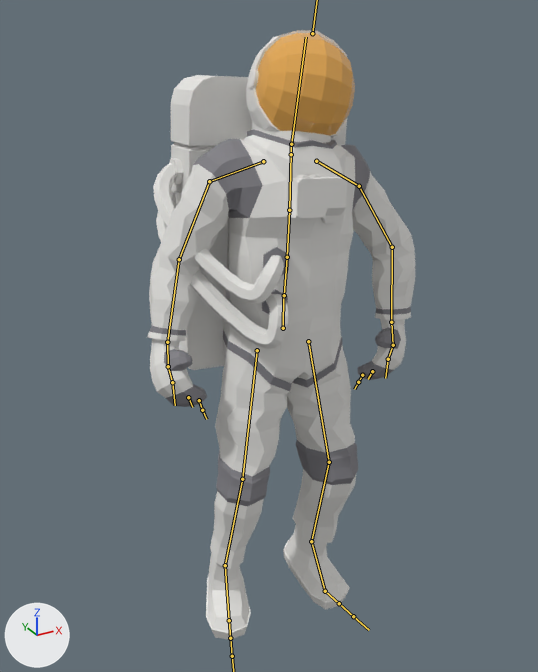
What one commit did to the FBX model src/models/characters/farmer/Neutral_Idle_Granjero2.fbx.
Both versions are drawn from a camera (50 mm lens) standing at (-1.26, -2.19, 2.33) and looking at (-0.01, 0.08, 1.2). Every picture has the same lights, and +X, +Y and +Z are marked at lower left. Both versions are drawn at frame 55 of the action 'mixamo.com'; the numbers are the values there. The bones that bend it are drawn over the model as lines.

Names of what the first picture shows: 'Body', 'Helmet'.
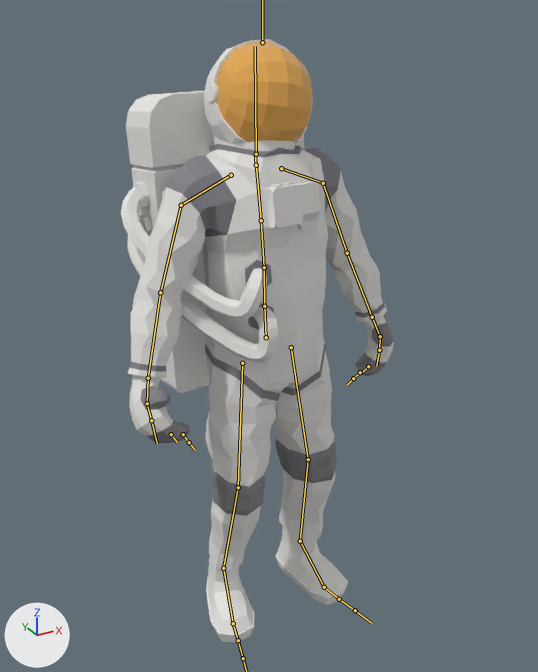
Location of each change, (x1, y1, x2, y2) in pixels of the pictures (538 x 672 px):
'Body', posed: before (147, 75, 415, 640); after (121, 91, 394, 642)
'Helmet', posed: before (246, 30, 355, 143); after (204, 39, 313, 151)
bone 'mixamorig:Hips', root to tip: before (283, 328) to (283, 295); after (266, 337) to (264, 305)
bone 'mixamorig:Spine', root to tip: before (284, 295) to (287, 257); after (264, 306) to (264, 267)
bone 'mixamorig:Spine2', root to tip: before (289, 210) to (291, 153); after (261, 220) to (256, 163)
bone 'mixamorig:Head', root to tip: before (291, 144) to (306, 37); after (256, 154) to (255, 46)
bone 'mixamorig:LeftShoulder', root to tip: before (316, 161) to (359, 186); after (281, 168) to (323, 183)
bone 'mixamorig:LeftArm', root to tip: before (359, 186) to (392, 247); after (323, 183) to (347, 253)
bone 'mixamorig:LeftForeArm', root to tip: before (392, 247) to (391, 322); after (347, 253) to (372, 317)
bone 'mixamorig:LeftHand', root to tip: before (391, 322) to (393, 345); after (372, 317) to (380, 336)
bone 'mixamorig:RightShoulder', root to tip: before (263, 161) to (209, 181); after (231, 175) to (181, 205)
bone 'mixamorig:RightArm', root to tip: before (209, 181) to (179, 259); after (181, 205) to (160, 292)
bone 'mixamorig:RightForeArm', root to tip: before (179, 259) to (167, 342); after (160, 292) to (148, 378)
bone 'mixamorig:RightHandIndex2', root to tip: before (172, 382) to (175, 405); after (151, 420) to (157, 443)
bone 'mixamorig:LeftUpLeg', root to tip: before (308, 341) to (329, 462); after (291, 347) to (308, 459)
bone 'mixamorig:LeftLeg', root to tip: before (329, 462) to (311, 541); after (308, 459) to (300, 541)
bone 'mixamorig:LeftFoot', root to tip: before (311, 541) to (325, 591); after (300, 541) to (324, 587)
bone 'mixamorig:LeftToeBase', root to tip: before (325, 591) to (339, 603); after (324, 587) to (339, 599)
bone 'mixamorig:RightUpLeg', root to tip: before (257, 350) to (242, 479); after (242, 363) to (238, 487)
bone 'mixamorig:RightLeg', root to tip: before (242, 479) to (225, 565); after (238, 487) to (223, 568)
bone 'mixamorig:RightFoot', root to tip: before (225, 565) to (229, 620); after (223, 568) to (233, 623)
bone 'mixamorig:RightToeBase', root to tip: before (229, 620) to (230, 638); after (233, 623) to (238, 640)

What the commit changed:
Bone 'mixamorig:Hips' (bone_mixamorig_hips) moves from (-1.2, 2.7, 1.2) to (-7.9, -0.1, 0.4).
Bone 'mixamorig:Hips' (bone_mixamorig_hips) turns from (-2, 0, -2) to (-1, 6, 2) degrees about its own x, y and z.
Bone 'mixamorig:Spine' (bone_mixamorig_spine) turns from (3, -1, -2) to (0, 0, -1) degrees about its own x, y and z.
Bone 'mixamorig:Spine2' (bone_mixamorig_spine2) turns from (-3, 0, 0) to (-4, 0, 0) degrees about its own x, y and z.
Bone 'mixamorig:Head' (bone_mixamorig_head) turns from (-6, -6, -11) to (-7, -3, -11) degrees about its own x, y and z.
Bone 'mixamorig:LeftShoulder' (bone_mixamorig_leftshoulder) turns from (14, 2, -1) to (9, 3, -5) degrees about its own x, y and z.
Bone 'mixamorig:LeftArm' (bone_mixamorig_leftarm) turns from (61, 55, 55) to (52, 10, 18) degrees about its own x, y and z.
Bone 'mixamorig:LeftForeArm' (bone_mixamorig_leftforearm) turns from (6, -5, 38) to (8, -2, 3) degrees about its own x, y and z.
Bone 'mixamorig:LeftHand' (bone_mixamorig_lefthand) turns from (-13, -19, 2) to (0, 1, -7) degrees about its own x, y and z.
Bone 'mixamorig:RightShoulder' (bone_mixamorig_rightshoulder) turns from (6, -2, 3) to (10, -2, 4) degrees about its own x, y and z.
Bone 'mixamorig:RightArm' (bone_mixamorig_rightarm) turns from (60, -19, 2) to (53, -3, 6) degrees about its own x, y and z.
Bone 'mixamorig:RightForeArm' (bone_mixamorig_rightforearm) turns from (7, 4, -26) to (8, 4, -12) degrees about its own x, y and z.
Bone 'mixamorig:RightHandIndex2' (bone_mixamorig_righthandindex2) turns from (20, -6, -8) to (19, -6, -12) degrees about its own x, y and z.
Bone 'mixamorig:LeftUpLeg' (bone_mixamorig_leftupleg) turns from (5, -10, 5) to (0, -9, 4) degrees about its own x, y and z.
Bone 'mixamorig:LeftLeg' (bone_mixamorig_leftleg) turns from (-21, 1, 2) to (-10, 0, 2) degrees about its own x, y and z.
Bone 'mixamorig:LeftFoot' (bone_mixamorig_leftfoot) turns from (-5, -7, -5) to (4, -7, -6) degrees about its own x, y and z.
Bone 'mixamorig:LeftToeBase' (bone_mixamorig_lefttoebase) turns from (16, 5, 1) to (2, 2, 0) degrees about its own x, y and z.
Bone 'mixamorig:RightUpLeg' (bone_mixamorig_rightupleg) turns from (0, 11, -5) to (-1, 10, -4) degrees about its own x, y and z.
Bone 'mixamorig:RightLeg' (bone_mixamorig_rightleg) turns from (-14, 6, -2) to (-14, 8, -3) degrees about its own x, y and z.
Bone 'mixamorig:RightFoot' (bone_mixamorig_rightfoot) turns from (-11, 10, 5) to (8, 5, 5) degrees about its own x, y and z.
Bone 'mixamorig:RightToeBase' (bone_mixamorig_righttoebase) turns from (19, -2, -1) to (4, -2, 0) degrees about its own x, y and z.
